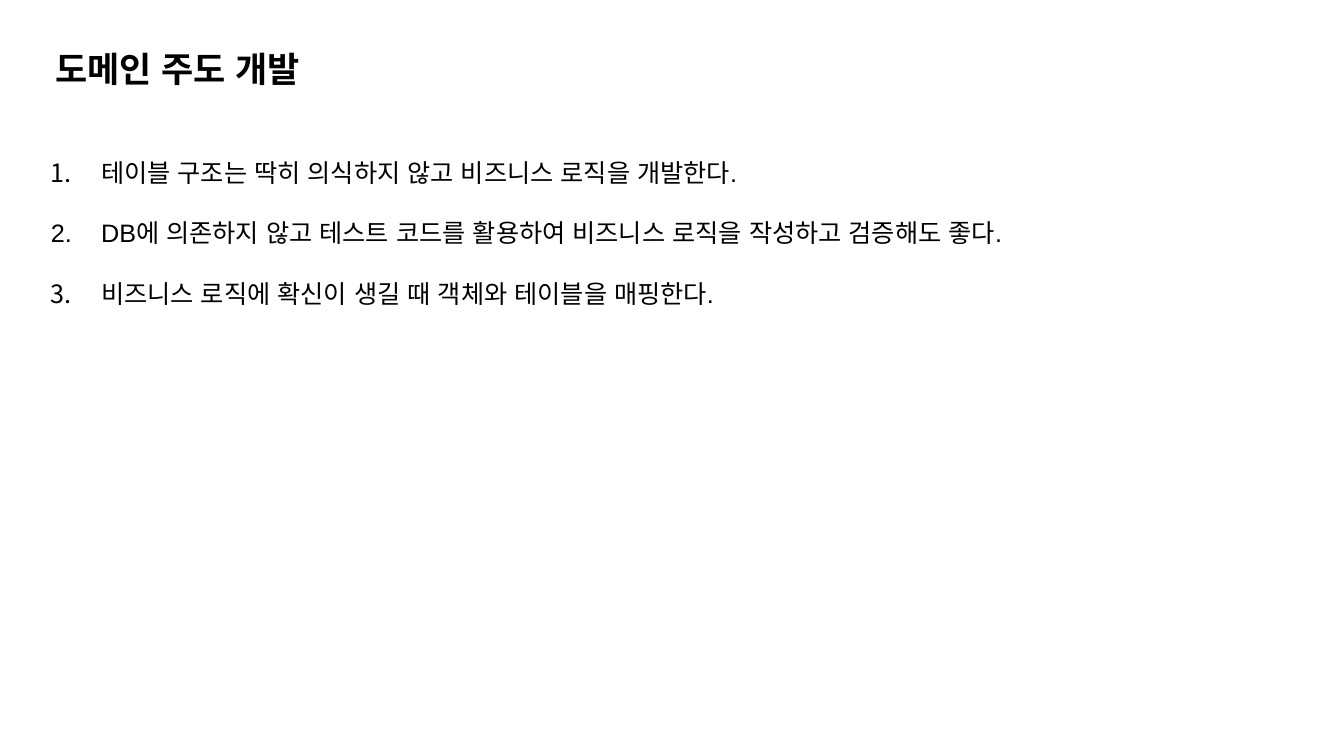
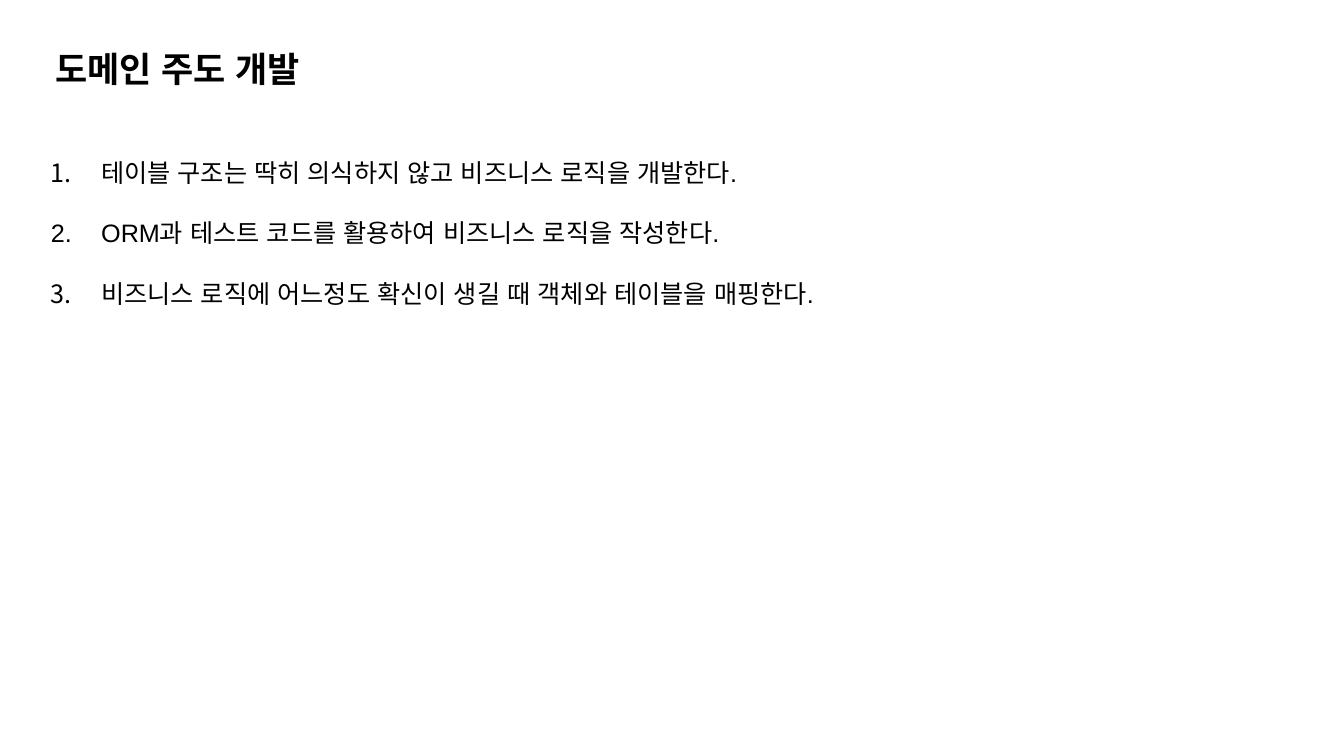
Before and after one commit to K-Diger/RealOOP, a slide deck: slide 42 of RealOOP.pptx (slide 41 before the commit). Drawn at 1344x756 pixels with LibreOffice and Linux fonts; fonts in the diff are those of the drawing. Boxes give left, top, right and bottom in pixels: in the first picture for what was removed or moved away, otherwise in the second. Text is boxed around its words. In the diff, an @@ line names an element or a change of style, - is before the commit and + after.

```diff
--- a/RealOOP.pptx
+++ b/RealOOP.pptx
@@ text at (101,221,814,305): text changed @@
-2. DB에 의존하지 않고 테스트 코드를 활용하여 비즈니스 로직을 작성하고 검증해도 좋다.
-3. 비즈니스 로직에 확신이 생길 때 객체와 테이블을 매핑한다.
+2. ORM과 테스트 코드를 활용하여 비즈니스 로직을 작성한다.
+3. 비즈니스 로직에 어느정도 확신이 생길 때 객체와 테이블을 매핑한다.
```
Also in this commit, not shown: 9 other slides changed, 1 slide added.
